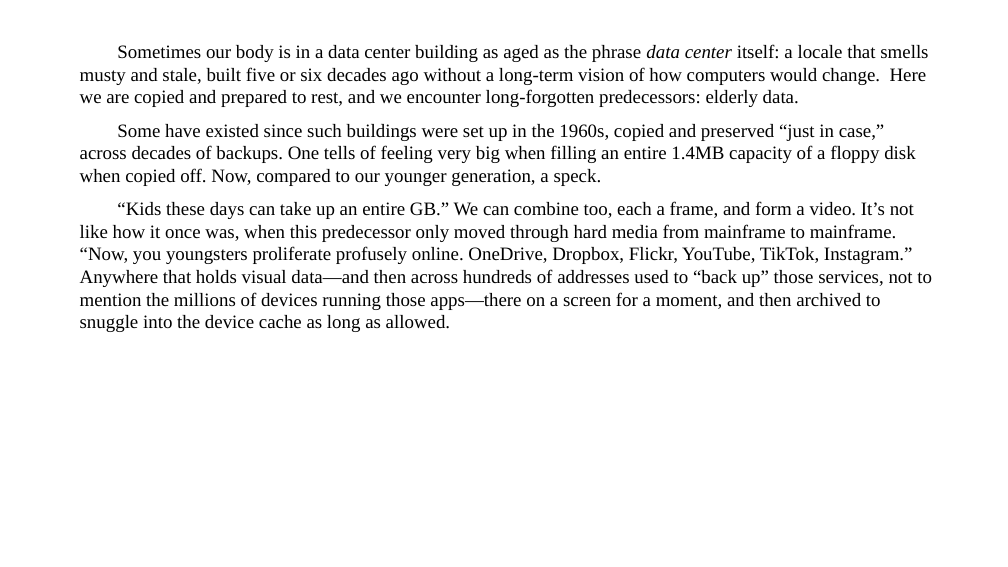
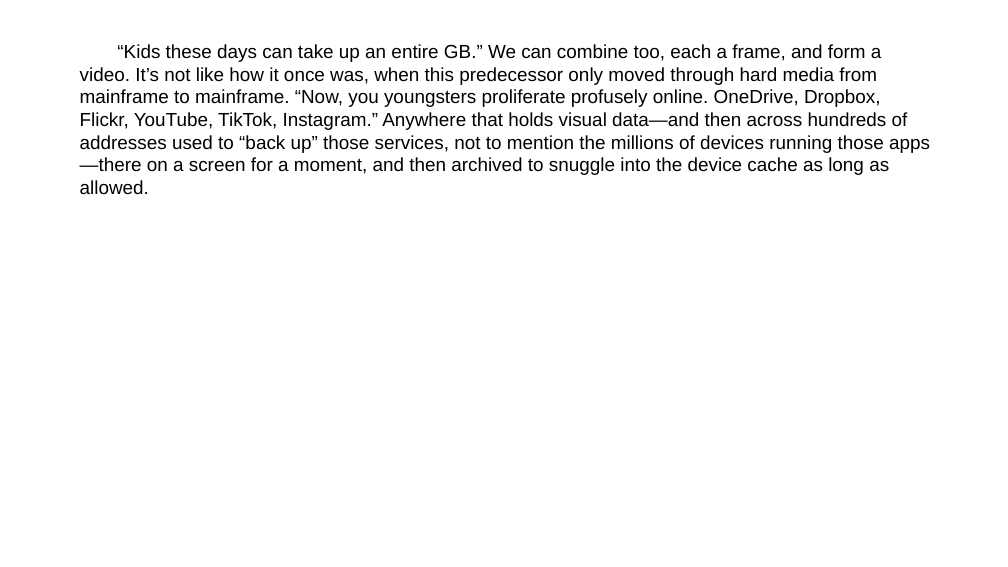
Before and after one commit to talosgl/manuscript2slides, a slide deck: slide 18 of src/manuscript2slides/resources/sample_slides_output.pptx (slide 7 before the commit). Drawn at 1008x567 pixels with LibreOffice and Linux fonts; fonts in the diff are those of the drawing. Boxes give left, top, right and bottom in pixels: in the first picture for what was removed or moved away, otherwise in the second. Text is boxed around its words. In the diff, an @@ line names an element or a change of style, - is before the commit and + after.

```diff
--- a/src/manuscript2slides/resources/sample_slides_output.pptx
+++ b/src/manuscript2slides/resources/sample_slides_output.pptx
@@ text "“Kids these days can take ..." at (80,44,930,195): font Times New Roman to Arial @@
@@ text at (80,44,928,186): paragraphs removed @@
-Sometimes our body is in a data center building as aged as the phrase data center itself: a locale that smells musty and stale, built five or six decades ago without a long-term vision of how computers would change. Here we are copied and prepared to rest, and we encounter long-forgotten predecessors: elderly data.
-Some have existed since such buildings were set up in the 1960s, copied and preserved “just in case,” across decades of backups. One tells of feeling very big when filling an entire 1.4MB capacity of a floppy disk when copied off. Now, compared to our younger generation, a speck.
```
Also in this commit, not shown: 22 other slides changed, 56 slides added.
